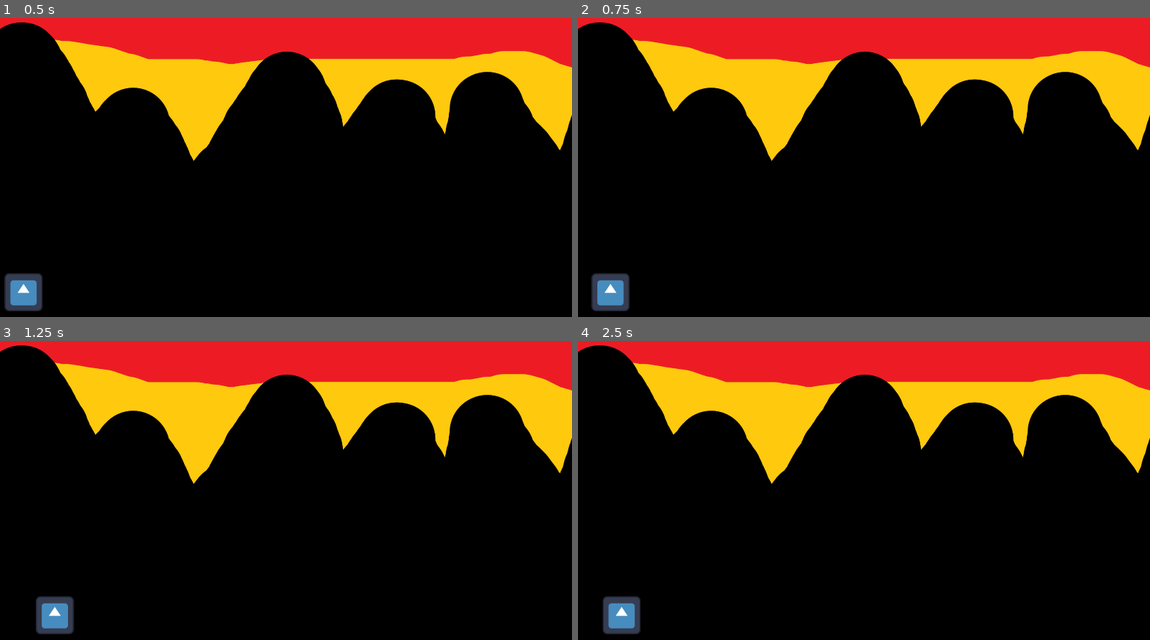
Above: before the commit, frames 1-4 (two rows, left to right).
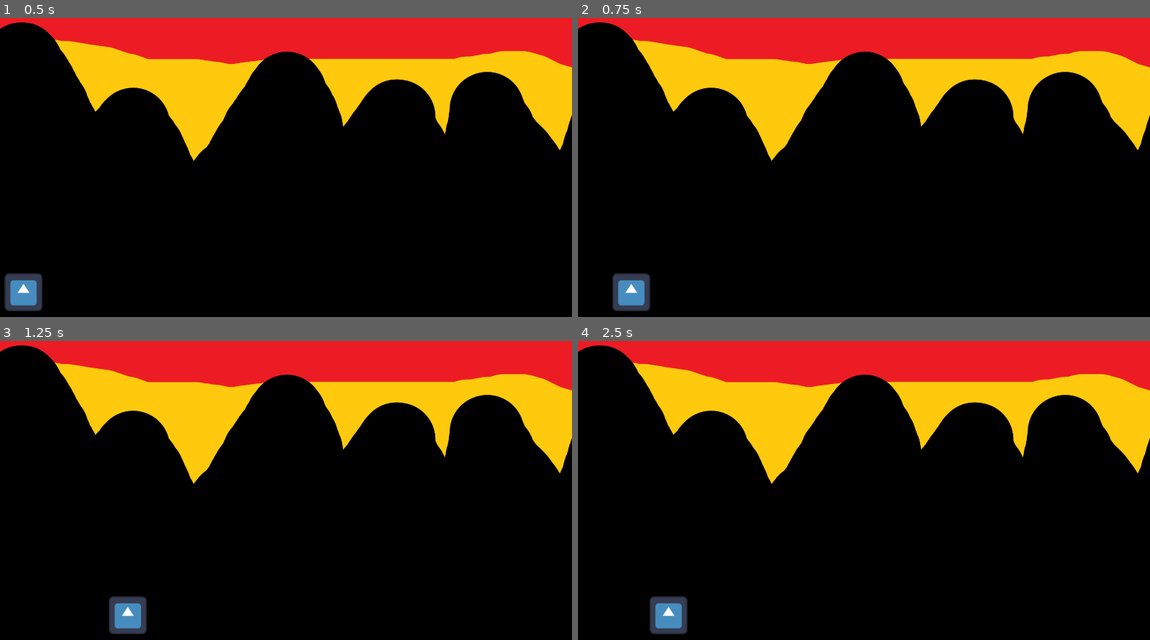
Above: after the commit, the same moments.

Repository: Upekcapy/game-test
Game: Godot game, scene res://Scenes/level.tscn
Same seed, same stepped clock (60 frames per second), same inputs: the game is played once before the commit and once after it. The engine's default icon, where the game draws it, is replaced by a stand-in: a white triangle on a blue panel in a dark square.
Inputs:
- Up to frame 1 (0.5 s): no input
- Up to frame 2 (0.75 s): tap Enter at 0.5 s; hold D (move_right) from 0.53 s (still down)
- Up to frame 3 (1.25 s): keep holding D (move_right)
- Up to frame 4 (2.5 s): release D (move_right) at 1.28 s; hold A (move_left) 1.28-2.03 s; hold D (move_right) from 2.03 s (still down)

Frame 1 is identical in both runs. In frame 2, 1.1% of the frame differs, in the area x 2-13%, y 85-99%; in frame 3, 1.7%, in the area x 6-26%, y 85-99%; in frame 4, 1.7%.

Commit message:
More player input

Diff:
--- a/game-one-test/Scenes/player.gd
+++ b/game-one-test/Scenes/player.gd
@@ -1,13 +1,12 @@
 extends Node2D
 
-var speed = 150
+@export var speed: int = 500
 
 func _ready() -> void:
 	pass
 
 
 func _process(delta: float) -> void:
-
 	if Input.is_action_pressed("move_right"):
 		position += Vector2(1,0) * speed * delta
 	if Input.is_action_pressed("move_left"):
--- a/game-one-test/project.godot
+++ b/game-one-test/project.godot
@@ -25,11 +25,25 @@
 move_right={
 "deadzone": 0.2,
 "events": [Object(InputEventKey,"resource_local_to_scene":false,"resource_name":"","device":-1,"window_id":0,"alt_press …(192 unchanged characters)…
+, Object(InputEventKey,"resource_local_to_scene":false,"resource_name":"","device":-1,"window_id":0,"alt_pressed":false,"shift_pressed":false,"ctrl_pressed":false,"meta_pressed":false,"pressed":false,"keycode":0,"physical_keycode":4194321,"key_label":0,"unicode":0,"location":0,"echo":false,"script":null)
 ]
 }
 move_left={
 "deadzone": 0.2,
 "events": [Object(InputEventKey,"resource_local_to_scene":false,"resource_name":"","device":-1,"window_id":0,"alt_press …(191 unchanged characters)…
+, Object(InputEventKey,"resource_local_to_scene":false,"resource_name":"","device":-1,"window_id":0,"alt_pressed":false,"shift_pressed":false,"ctrl_pressed":false,"meta_pressed":false,"pressed":false,"keycode":0,"physical_keycode":4194319,"key_label":0,"unicode":0,"location":0,"echo":false,"script":null)
+]
+}
+move_down={
+"deadzone": 0.2,
+"events": [Object(InputEventKey,"resource_local_to_scene":false,"resource_name":"","device":-1,"window_id":0,"alt_pressed":false,"shift_pressed":false,"ctrl_pressed":false,"meta_pressed":false,"pressed":false,"keycode":0,"physical_keycode":83,"key_label":0,"unicode":115,"location":0,"echo":false,"script":null)
+, Object(InputEventKey,"resource_local_to_scene":false,"resource_name":"","device":-1,"window_id":0,"alt_pressed":false,"shift_pressed":false,"ctrl_pressed":false,"meta_pressed":false,"pressed":false,"keycode":0,"physical_keycode":4194322,"key_label":0,"unicode":0,"location":0,"echo":false,"script":null)
+]
+}
+move_up={
+"deadzone": 0.2,
+"events": [Object(InputEventKey,"resource_local_to_scene":false,"resource_name":"","device":-1,"window_id":0,"alt_pressed":false,"shift_pressed":false,"ctrl_pressed":false,"meta_pressed":false,"pressed":false,"keycode":0,"physical_keycode":87,"key_label":0,"unicode":119,"location":0,"echo":false,"script":null)
+, Object(InputEventKey,"resource_local_to_scene":false,"resource_name":"","device":-1,"window_id":0,"alt_pressed":false,"shift_pressed":false,"ctrl_pressed":false,"meta_pressed":false,"pressed":false,"keycode":0,"physical_keycode":4194320,"key_label":0,"unicode":0,"location":0,"echo":false,"script":null)
 ]
 }
 
